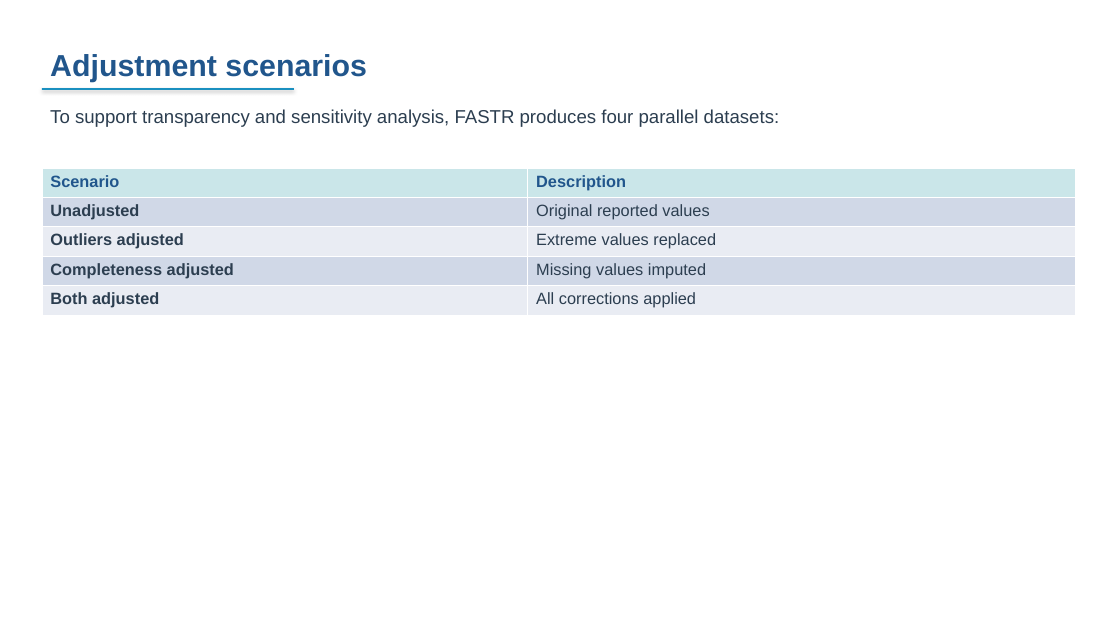
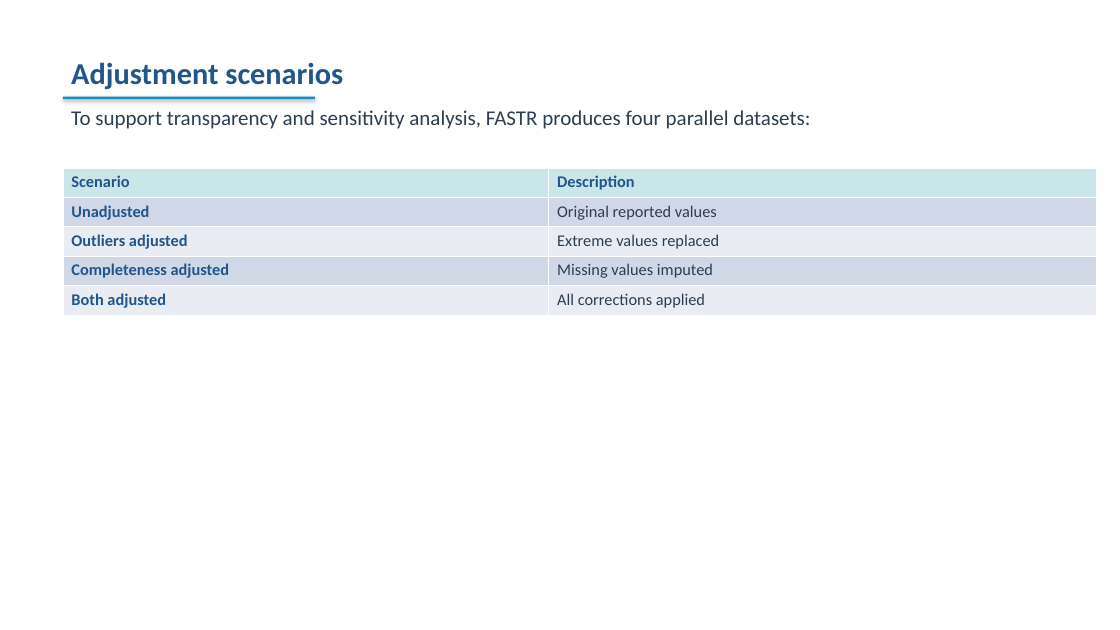
Before and after one commit to FASTR-Analytics/fastr-resource-hub, a slide deck: slide 65 of outputs/2026-zambia_deck.pptx (slide 54 before the commit). Drawn at 1120x630 pixels with LibreOffice and Linux fonts; fonts in the diff are those of the drawing. Boxes give left, top, right and bottom in pixels: in the first picture for what was removed or moved away, otherwise in the second. Text is boxed around its words. In the diff, an @@ line names an element or a change of style, - is before the commit and + after.

```diff
--- a/outputs/2026-zambia_deck.pptx
+++ b/outputs/2026-zambia_deck.pptx
@@ text "Adjustment scenarios": place and size @@
-text "Adjustment scenarios" at (50,54,367,82)
+text "Adjustment scenarios" at (71,62,343,89)
@@ text "Adjustment scenarios" at (71,62,343,89): font Arial to Calibri @@
@@ text "To support transparency and sensitivity ...": place and size @@
-text "To support transparency and sensitivity ..." at (50,109,779,127)
+text "To support transparency and sensitivity ..." at (71,110,810,129)
@@ text "To support transparency and sensitivity ..." at (71,110,810,129): size 16 to 18 pt, font Arial to Calibri @@
@@ rectangle: place and size @@
-rectangle at (42,88,294,90)
+rectangle at (63,97,315,99)
@@ table at (63,168,1096,315) @@
@@ font Arial to Calibri @@
@@ text colour #2C3E50 to #21568C in "Unadjusted", "Outliers adjusted", "Completeness adjusted", "Both adjusted" @@
@@ table: place and size @@
-table at (42,168,1075,315)
+table at (63,168,1096,315)
```
Also in this commit, not shown: 94 other slides changed, 34 slides added, 19 slides removed, 47 other files.
